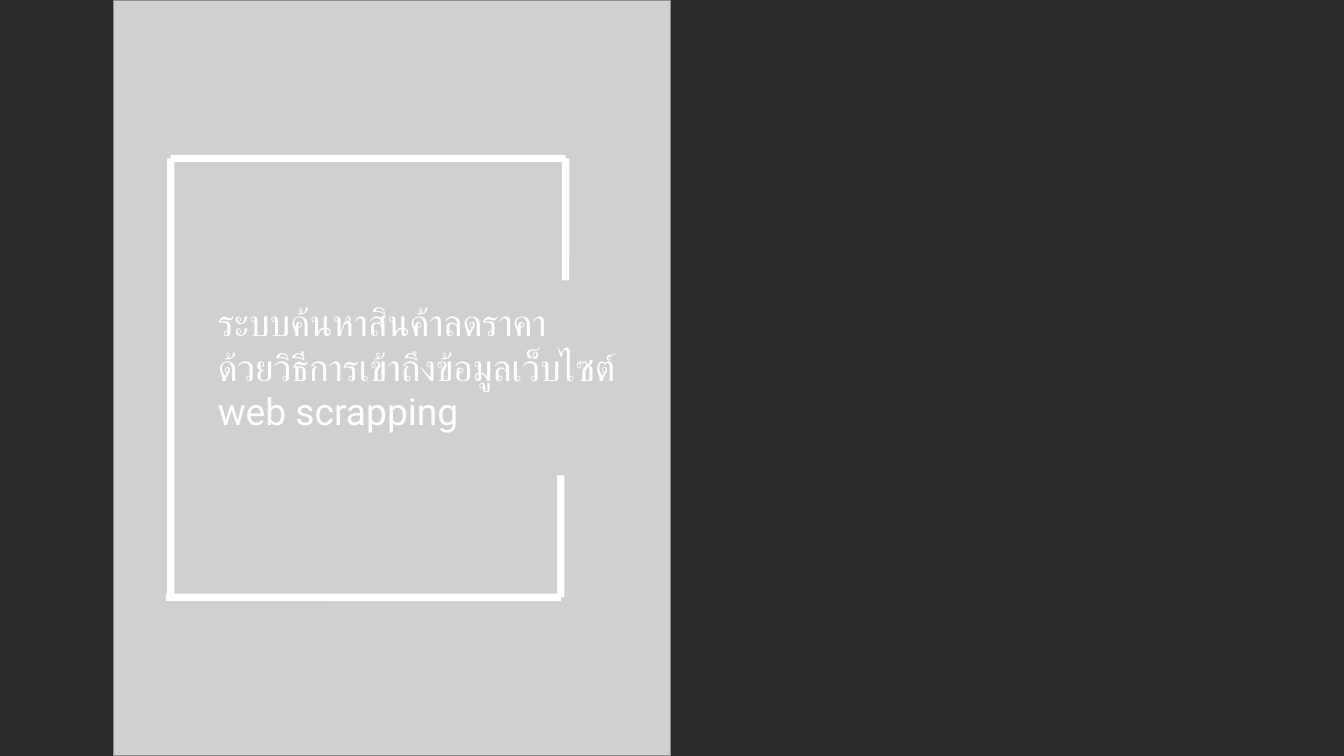
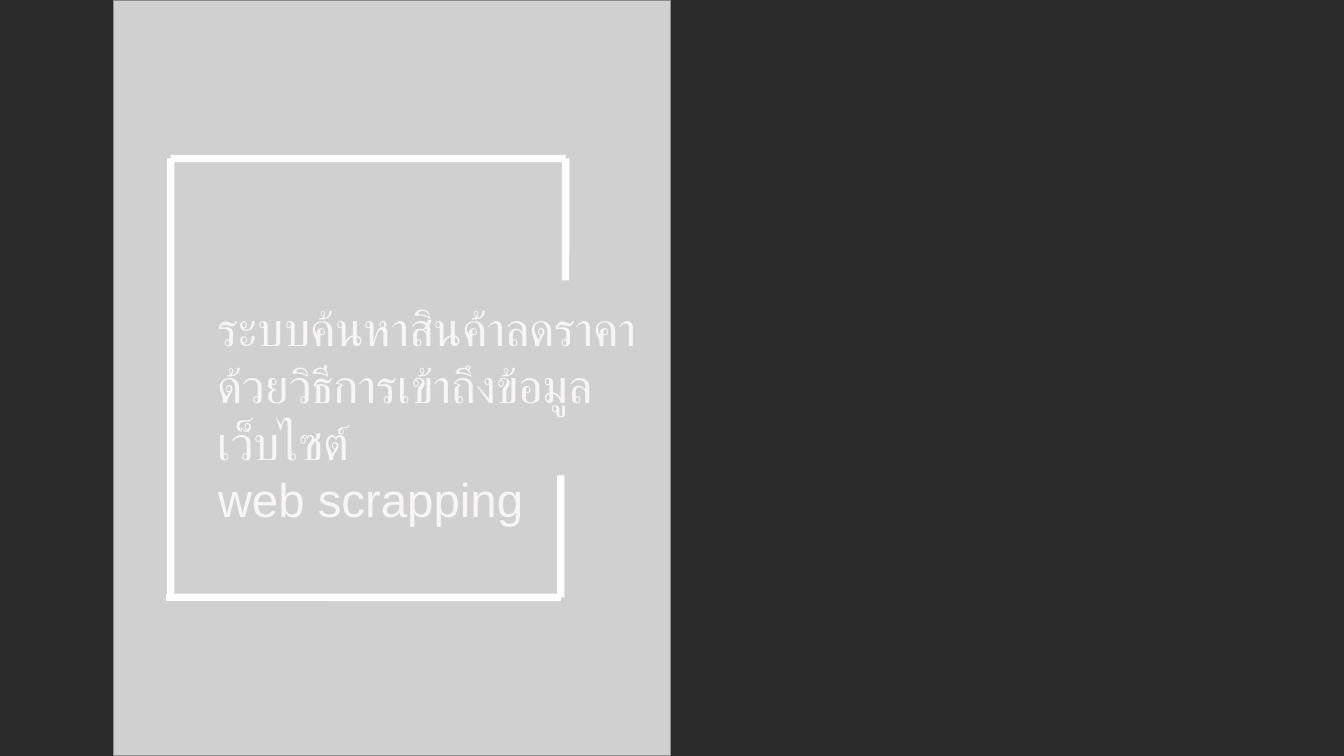
Before and after one commit to mandarinkb/project-final-document, a slide deck: slide 1 of presentation/slide-presentation-new.odp. Drawn at 1344x756 pixels with LibreOffice and Linux fonts; fonts in the diff are those of the drawing; grey boxes stand for pictures; background and template pictures are left out; a plain dark background stands for a picture behind light text. Boxes give left, top, right and bottom in pixels: in the first picture for what was removed or moved away, otherwise in the second. Text is boxed around its words. In the diff, an @@ line names an element or a change of style, - is before the commit and + after.

Commit message:
update slide v0.7

```diff
--- a/presentation/slide-presentation-new.odp
+++ b/presentation/slide-presentation-new.odp
@@ text "ระบบค้นหาสินค้าลดราคา" at (x1=218, y1=304, x2=637, y2=528): size 22 to 28 pt, font Roboto to Arial, text colour #FFFFFF to #F7F5F5 @@
```
Also in this commit, not shown: 11 other slides changed, 3 slides added, 3 slides removed, 5 other files.
